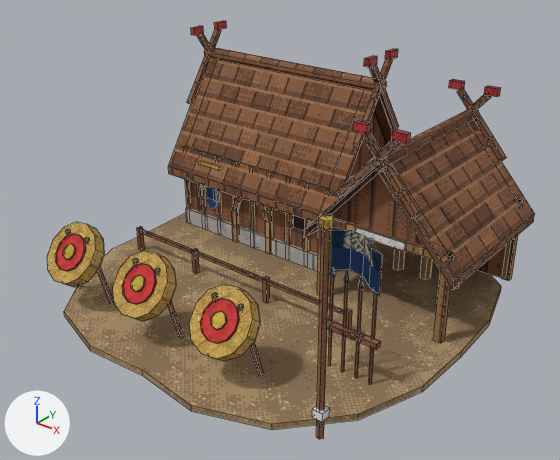
The Blender file art_source/blender/vikings/archery_range.blend, before and after one commit.
The view is the same before and after, from a camera (50 mm lens) standing at (5.65, -7.14, 5.26) and looking at (0.13, -0.25, 0.98). Arrows for +X, +Y and +Z are at lower left; the lights stay in place. The older version comes first. Mesh edges are drawn as thin lines.

Names of what the first picture shows: 'vikings_archery_range'.
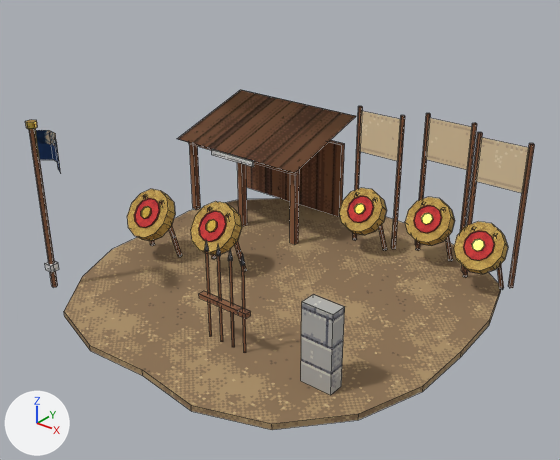
Pixel boxes (x1, y1, x2, y2) of what changed, in the pictures (560 x 460 px; the box of a moved part takes in the faces that stretch with it):
'vikings_archery_range', reshaped (19% shorter)
    before: (47, 21, 535, 439)
    after: (25, 90, 535, 430)
part 1 of me_vikings_archery_range, moved or reshaped
    before: (369, 65, 399, 130)
    after: (353, 194, 358, 240)
part 2 of me_vikings_archery_range, moved or reshaped
    before: (354, 59, 392, 147)
    after: (373, 199, 387, 250)
part 3 of me_vikings_archery_range, moved or reshaped
    before: (189, 284, 253, 359)
    after: (339, 188, 382, 232)
part 4 of me_vikings_archery_range, moved or reshaped
    before: (218, 301, 239, 343)
    after: (353, 203, 374, 223)
part 5 of me_vikings_archery_range, moved or reshaped
    before: (200, 298, 238, 343)
    after: (347, 196, 373, 222)
part 6 of me_vikings_archery_range, moved or reshaped
    before: (211, 311, 226, 329)
    after: (354, 203, 365, 214)
part 7 of me_vikings_archery_range, moved or reshaped
    before: (467, 95, 491, 111)
    after: (416, 202, 425, 250)
part 8 of me_vikings_archery_range, moved or reshaped
    before: (337, 140, 400, 197)
    after: (441, 209, 453, 261)
part 9 of me_vikings_archery_range, moved or reshaped
    before: (113, 251, 168, 318)
    after: (405, 197, 451, 242)
part 10 of me_vikings_archery_range, moved or reshaped
    before: (130, 265, 156, 304)
    after: (420, 213, 442, 233)
part 11 of me_vikings_archery_range, moved or reshaped
    before: (122, 263, 155, 304)
    after: (414, 205, 441, 232)
part 12 of me_vikings_archery_range, moved or reshaped
    before: (131, 275, 144, 291)
    after: (421, 213, 432, 224)
part 13 of me_vikings_archery_range, moved or reshaped
    before: (328, 277, 334, 366)
    after: (415, 113, 431, 245)
part 14 of me_vikings_archery_range, moved or reshaped
    before: (341, 282, 348, 372)
    after: (460, 123, 477, 232)
part 15 of me_vikings_archery_range, deleted (brown)
    before: (47, 21, 535, 439)
part 16 of me_vikings_archery_range, added (yellow)
    after: (178, 90, 535, 290)
part 17 of me_vikings_archery_range, added (brown)
    after: (25, 120, 247, 288)
part 18 of me_vikings_archery_range, added
    after: (199, 240, 345, 395)

Diff of the bpy script that builds the scene:
```diff
--- a/art_source/blender/vikings/archery_range.blend.py
+++ b/art_source/blender/vikings/archery_range.blend.py
@@ me_vikings_archery_range @@
-me_vikings_archery_range.from_pydata(...)  # 1996 vertices, 597 faces; spans x -2.61..2.84, y -2.64..2.63, z 0.0..2.97
+me_vikings_archery_range.from_pydata(...)  # 1153 vertices, 376 faces; spans x -2.75..2.61, y -2.64..2.63, z 0.0..2.36
+# me_vikings_archery_range part 1: the loose piece of 8 vertices spanning x 0.46..0.54, y 1.12..1.86, z 1.85..2.88 is multiplied about its middle by the matrix ((0.7, 0.006, 0.121), (-0.053, 0.652, 0.276), (-0.109, -0.281, 0.643)), then moved by (-0.41, 0.08, -1.87)
+# me_vikings_archery_range part 2: the loose piece of 8 vertices spanning x 0.46..0.54, y 0.84..1.58, z 1.85..2.88 is multiplied about its middle by the matrix ((0.701, -0.01, -0.11), (-0.073, 0.49, -0.509), (0.083, 0.514, 0.483)), then moved by (0.01, 0.36, -1.87)
+# me_vikings_archery_range part 3: the loose piece of 12 vertices spanning x 0.4..1.2, y -2.35..-1.84, z 0.51..1.12 is scaled about its middle by 0.825, then moved by (-0.5, 3.45, -0.07)
+# me_vikings_archery_range part 4: the loose piece of 24 vertices spanning x 0.56..1.04, y -2.26..-1.94, z 0.64..1.01 is scaled about its middle by 0.825, then moved by (-0.5, 3.45, -0.07)
+# me_vikings_archery_range part 5: the loose piece of 12 vertices spanning x 0.56..1.04, y -2.26..-1.96, z 0.65..1.01 is scaled about its middle by 0.825, then moved by (-0.5, 3.45, -0.07)
+# me_vikings_archery_range part 6: the loose piece of 8 vertices spanning x 0.7..0.9, y -2.19..-2.06, z 0.77..0.92 is scaled about its middle by 0.825, then moved by (-0.5, 3.45, -0.07)
+# me_vikings_archery_range part 7: the loose piece of 8 vertices spanning x 0.91..1.68, y 2.09..2.17, z 1.63..2.49 is multiplied about its middle by the matrix ((0.654, -0.103, -0.431), (-0.011, 0.764, -0.2), (0.443, 0.171, 0.632)), then moved by (-0.3, -0.27, -1.57)
+# me_vikings_archery_range part 8: the loose piece of 8 vertices spanning x 0.91..1.68, y -0.17..-0.09, z 1.63..2.49 is multiplied about its middle by the matrix ((0.023, 0.773, -0.162), (-0.681, 0.102, 0.387), (0.4, 0.129, 0.669)), then moved by (0.11, 1.99, -1.57)
+# me_vikings_archery_range part 9: the loose piece of 12 vertices spanning x -0.85..-0.05, y -2.35..-1.84, z 0.51..1.12 is scaled about its middle by 0.825, then moved by (1.65, 3.75, -0.07)
+# me_vikings_archery_range part 10: the loose piece of 24 vertices spanning x -0.69..-0.21, y -2.26..-1.94, z 0.64..1.01 is scaled about its middle by 0.825, then moved by (1.65, 3.75, -0.07)
+# me_vikings_archery_range part 11: the loose piece of 12 vertices spanning x -0.69..-0.21, y -2.26..-1.96, z 0.65..1.01 is scaled about its middle by 0.825, then moved by (1.65, 3.75, -0.07)
+# me_vikings_archery_range part 12: the loose piece of 8 vertices spanning x -0.55..-0.35, y -2.19..-2.06, z 0.77..0.92 is scaled about its middle by 0.825, then moved by (1.65, 3.75, -0.07)
+# me_vikings_archery_range part 13: the loose piece of 8 vertices spanning x 1.56..1.6, y -1.19..-1.15, z 0.08..1.23 is scaled about its middle by (1.75, 1.75, 1.74), then moved by (-0.72, 3.23, 0.42)
+# me_vikings_archery_range part 14: the loose piece of 8 vertices spanning x 1.74..1.78, y -1.19..-1.15, z 0.08..1.23 is scaled about its middle by (1.75, 1.75, 1.74), then moved by (-0.22, 3.23, 0.42)
+# me_vikings_archery_range part 15: 353 loose pieces with 1680 vertices, spanning x -2.55..2.84, y -2.35..2.35, z 0.07..2.97, are deleted
+# me_vikings_archery_range part 16: 364 vertices added at x -2.75..2.47, y 0.79..2.3, z 0.07..2.08
+# me_vikings_archery_range part 17: 353 vertices added at x -2.36..-0.54, y -2.12..-0.04, z 0.07..2.36
+# me_vikings_archery_range part 18: 120 vertices added at x 0.04..1.9, y -1.64..-1.4, z 0.08..1.37
+# other edits to the shape of me_vikings_archery_range do not show in these pictures
 me_vikings_archery_range.materials.append(mat_pe_dirt)
@@ me_vikings_archery_range @@
 me_vikings_archery_range.materials.append(mat_pe_wooddark)
-me_vikings_archery_range.materials.append(mat_pe_woodlight)  # picture img_pe_woodlight
-me_vikings_archery_range.materials.append(mat_pe_window)  # picture img_pe_window
 me_vikings_archery_range.materials.append(mat_team_trim)
-me_vikings_archery_range.materials.append(mat_pe_shingle)  # picture img_pe_shingle
-me_vikings_archery_range.materials.append(mat_pe_lacquerred)  # picture img_pe_lacquerred
 me_vikings_archery_range.materials.append(mat_pe_banner_vikings)
@@ me_vikings_archery_range @@
 me_vikings_archery_range.materials.append(mat_pe_iron)
+me_vikings_archery_range.materials.append(mat_pe_grass)  # picture img_pe_grass
+me_vikings_archery_range.materials.append(mat_pe_felt)  # picture img_pe_felt
```
